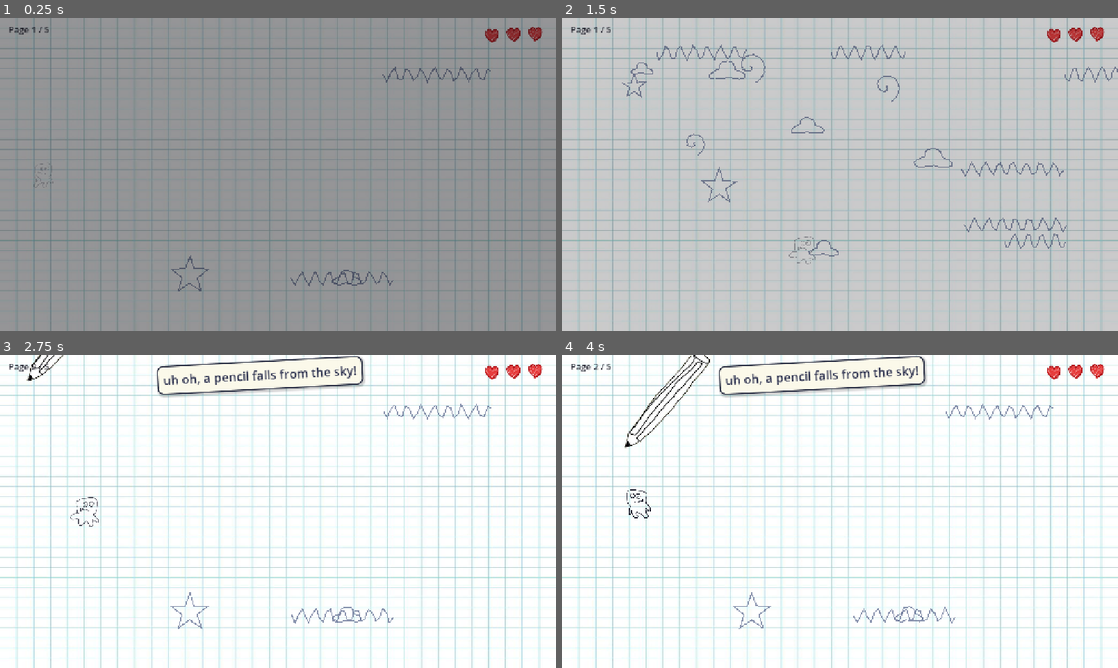
Above: before the commit, frames 1-4 (two rows, left to right).
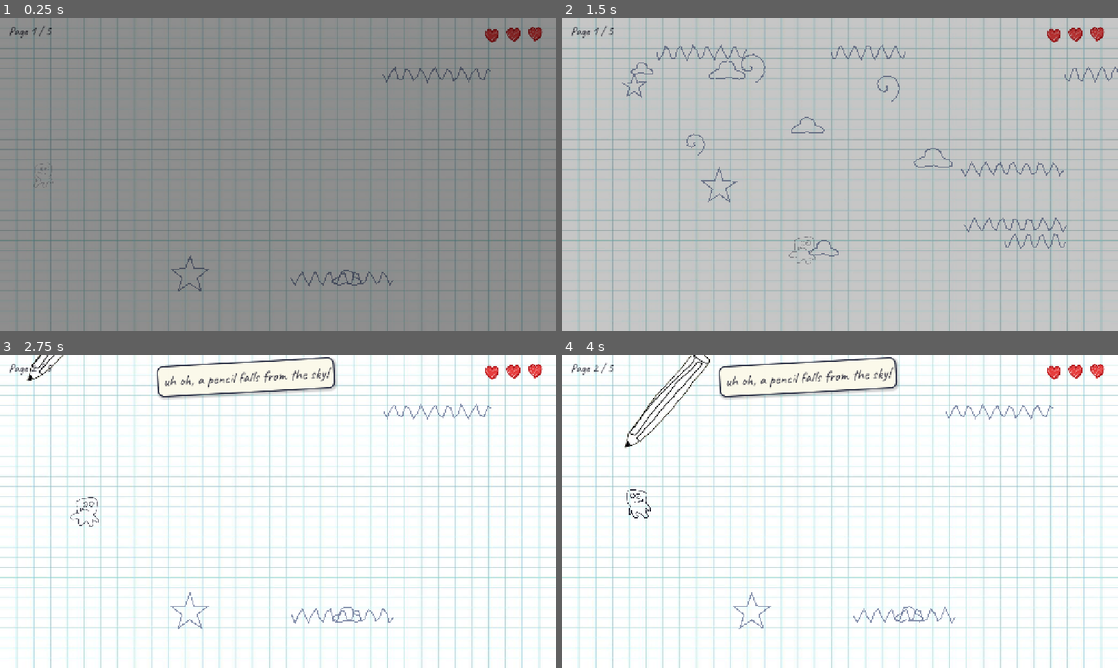
Above: after the commit, the same moments.

Repository: shiarauzo/Shebuiltthis-gamejam
Game: Godot game, scene res://tests/test_main.tscn
The game is run twice, just before and just after one commit, with the same random seed, the same clock (stepped at 60 frames per second) and the same inputs. This scene is started directly instead of the project's main scene.
Inputs (mouse positions are in pixels of both pictures, inside the frame that each line leads up to):
- Up to frame 1 (0.25 s): no input
- Up to frame 2 (1.5 s): tap Enter at 0.5 s; move the mouse to (962, 158) at 0.52 s; hold D 0.53-1.25 s; click (962, 158) at 0.67 s; drag from (728, 190) to (1106, 174) at 1.27 s
- Up to frame 3 (2.75 s): move the mouse to (333, 442) at 2.02 s; hold D from 2.03 s (still down)
- Up to frame 4 (4 s): release D at 2.75 s; drag from (812, 574) to (673, 464) at 2.77 s; move the mouse to (1006, 558) at 3.52 s; hold A from 3.53 s (still down)

The runs differ from the first frame. In frame 1, 0.1% of the frame differs, in the area x 1-10%, y 2-7%; in frame 2, 0.1%; in frame 3, 1.6%; in frame 4, 1.6%, in the area x 1-66%, y 0-15%.

Commit message:
Handwritten font, Excalidraw end screen, doodle ink, black backgrounds
- Title and in-game text now use the handwritten "Caveat" font (OFL,
  credited). The title screen shows only "The Notebook" + "press any key
  to continue"; the subtitle and controls line are removed and Shiara's
  doodle sits clear of the card frame.
- The end screen is restyled Excalidraw: graph paper + the rough.js
  sketchy frame + handwritten text.
- The pencil now draws little hand-drawn doodles (star / spiral / cloud /
  scribble) in dark ink instead of a blue straight line.
- All the dark blue / brown backgrounds and fades are now black (game
  fade, end fade, default clear colour, end cover panels).

Full suite 32/32.

Diff:
--- a/project.godot
+++ b/project.godot
@@ -35,4 +35,4 @@
 
 renderer/rendering_method="gl_compatibility"
 renderer/rendering_method.mobile="gl_compatibility"
-environment/defaults/default_clear_color=Color(0.15, 0.15, 0.18, 1)
+environment/defaults/default_clear_color=Color(0, 0, 0, 1)
--- a/scripts/end.gd
+++ b/scripts/end.gd
@@ -7,11 +7,30 @@
 
 func _ready() -> void:
 	var won: bool = Game.won
+	var vp := get_viewport_rect().size
+	var hand := load("res://assets/fonts/Caveat.ttf") as Font
 
-	var paper := ColorRect.new()
-	paper.color = Color(0.98, 0.97, 0.90)
+	# Excalidraw-style: graph paper + a rough.js sketchy frame.
+	var paper := TextureRect.new()
+	var grid := load("res://assets/sprites/grid_paper.jpg") as Texture2D
+	if grid:
+		paper.texture = grid
+		paper.expand_mode = TextureRect.EXPAND_IGNORE_SIZE
+		paper.stretch_mode = TextureRect.STRETCH_SCALE
 	paper.set_anchors_preset(Control.PRESET_FULL_RECT)
 	add_child(paper)
+
+	var card := TextureRect.new()
+	card.texture = load("res://assets/sprites/title_card.svg")
+	card.expand_mode = TextureRect.EXPAND_IGNORE_SIZE
+	card.stretch_mode = TextureRect.STRETCH_KEEP_ASPECT_CENTERED
+	var cw := 840.0
+	var chh := 360.0
+	card.size = Vector2(cw, chh)
+	card.position = Vector2((vp.x - cw) * 0.5, (vp.y - chh) * 0.5)
+	card.rotation_degrees = -1.0
+	card.pivot_offset = card.size * 0.5
+	add_child(card)
 
 	# Message (revealed after the notebook closes).
 	var center := CenterContainer.new()
@@ -23,42 +42,25 @@
 	vbox.add_theme_constant_override("separation", 16)
 	center.add_child(vbox)
 
-	var title := Label.new()
-	title.text = "YOU ESCAPED!" if won else "ERASED."
-	title.add_theme_font_size_override("font_size", 64)
-	title.add_theme_color_override("font_color", Color(0.20, 0.70, 0.32) if won else Color(0.82, 0.25, 0.30))
-	title.horizontal_alignment = HORIZONTAL_ALIGNMENT_CENTER
+	var title := _el("YOU ESCAPED!" if won else "ERASED.", 86, Color(0.20, 0.55, 0.34) if won else Color(0.70, 0.20, 0.24), hand)
 	vbox.add_child(title)
 
-	var sub := Label.new()
-	sub.text = "The notebook closes behind you." if won else "The eraser caught you."
-	sub.add_theme_font_size_override("font_size", 22)
-	sub.add_theme_color_override("font_color", Color(0.25, 0.25, 0.3))
-	sub.horizontal_alignment = HORIZONTAL_ALIGNMENT_CENTER
+	var sub := _el("the notebook closes behind you" if won else "the eraser caught you", 34, Color(0.2, 0.2, 0.26), hand)
 	vbox.add_child(sub)
 
-	var score := Label.new()
-	score.text = "Survived: %.1f seconds" % Game.final_score
-	score.add_theme_font_size_override("font_size", 30)
-	score.add_theme_color_override("font_color", Color(0.13, 0.18, 0.55))
-	score.horizontal_alignment = HORIZONTAL_ALIGNMENT_CENTER
+	var score := _el("survived %.1f seconds" % Game.final_score, 40, Color(0.14, 0.14, 0.2), hand)
 	vbox.add_child(score)
 
 	var spacer := Control.new()
 	spacer.custom_minimum_size = Vector2(0, 30)
 	vbox.add_child(spacer)
 
-	var retry := Label.new()
-	retry.text = "Press any key to wake up again"
-	retry.add_theme_font_size_override("font_size", 18)
-	retry.add_theme_color_override("font_color", Color(0.4, 0.4, 0.45))
-	retry.horizontal_alignment = HORIZONTAL_ALIGNMENT_CENTER
+	var retry := _el("press any key to continue", 30, Color(0.16, 0.45, 0.5), hand)
 	vbox.add_child(retry)
 
 	center.modulate.a = 0.0
 
 	# Notebook cover panels (sized to the actual viewport, not a fixed constant).
-	var vp := get_viewport_rect().size
 	var vw := vp.x
 	var vh := vp.y
 
@@ -96,7 +98,7 @@
 
 	# Quick fade-in on top of everything to smooth the cut from gameplay.
 	var fade := ColorRect.new()
-	fade.color = Color(0.06, 0.06, 0.08, 1)
+	fade.color = Color(0, 0, 0, 1)
 	fade.set_anchors_preset(Control.PRESET_FULL_RECT)
 	fade.mouse_filter = Control.MOUSE_FILTER_IGNORE
 	add_child(fade)
@@ -105,6 +107,16 @@
 	# Enable retry when the close/open/reveal cinematic actually finishes,
 	# not after a hardcoded delay.
 	tw.finished.connect(_enable_retry)
+
+func _el(text: String, size: int, col: Color, hand: Font) -> Label:
+	var l := Label.new()
+	l.text = text
+	l.add_theme_font_size_override("font_size", size)
+	l.add_theme_color_override("font_color", col)
+	if hand:
+		l.add_theme_font_override("font", hand)
+	l.horizontal_alignment = HORIZONTAL_ALIGNMENT_CENTER
+	return l
 
 func _enable_retry() -> void:
 	_can_retry = true
--- a/scripts/game.gd
+++ b/scripts/game.gd
@@ -470,10 +470,14 @@
 	var layer := CanvasLayer.new()
 	add_child(layer)
 
+	var hand := load("res://assets/fonts/Caveat.ttf") as Font
+
 	hud_label = Label.new()
 	hud_label.position = Vector2(20, 12)
-	hud_label.add_theme_font_size_override("font_size", 20)
+	hud_label.add_theme_font_size_override("font_size", 28)
 	hud_label.add_theme_color_override("font_color", Color(0.15, 0.15, 0.2))
+	if hand:
+		hud_label.add_theme_font_override("font", hand)
 	layer.add_child(hud_label)
 
 	# Dialogue shown in a little speech bubble so it reads as someone talking.
@@ -494,8 +498,10 @@
 	layer.add_child(dialogue_box)
 
 	dialogue_label = Label.new()
-	dialogue_label.add_theme_font_size_override("font_size", 28)
-	dialogue_label.add_theme_color_override("font_color", Color(0.16, 0.18, 0.30))
+	dialogue_label.add_theme_font_size_override("font_size", 34)
+	dialogue_label.add_theme_color_override("font_color", Color(0.16, 0.16, 0.22))
+	if hand:
+		dialogue_label.add_theme_font_override("font", hand)
 	dialogue_box.add_child(dialogue_label)
 
 	_build_hearts(layer)
@@ -539,7 +545,7 @@
 	fx.add_child(flash_rect)
 
 	fade_rect = ColorRect.new()
-	fade_rect.color = Color(0.06, 0.06, 0.08, 1)
+	fade_rect.color = Color(0, 0, 0, 1)
 	fade_rect.set_anchors_preset(Control.PRESET_FULL_RECT)
 	fade_rect.mouse_filter = Control.MOUSE_FILTER_IGNORE
 	fx.add_child(fade_rect)
--- a/scripts/ink.gd
+++ b/scripts/ink.gd
@@ -3,7 +3,38 @@
 ## A persistent ink stroke drawn by the pencil. Damages the player on touch.
 ## Erasable by the eraser (it checks distance to `mid`).
 
+const INK := Color(0.16, 0.16, 0.22)  # dark pencil ink (not blue)
+
 var mid: Vector2 = Vector2.ZERO
+
+## A randomly-chosen hand-drawn doodle (star / spiral / cloud / scribble),
+## centred at c with the given radius, with a little jitter so it's not too neat.
+func _doodle_points(c: Vector2, radius: float) -> PackedVector2Array:
+	var pts := PackedVector2Array()
+	var kind := randi() % 4
+	if kind == 0:  # spiral
+		for i in range(40):
+			var t := i / 6.0
+			pts.append(c + Vector2(cos(t), sin(t)) * (2.0 + t * (radius / 13.0)))
+	elif kind == 1:  # star
+		for i in range(11):
+			var ang := -PI / 2.0 + i * PI * 2.0 / 10.0
+			var rr := radius if i % 2 == 0 else radius * 0.42
+			pts.append(c + Vector2(cos(ang), sin(ang)) * rr)
+	elif kind == 2:  # cloud
+		for i in range(26):
+			var t := i / 24.0 * TAU
+			var rr := radius * 0.85 + radius * 0.3 * sin(t * 3.0)
+			pts.append(c + Vector2(cos(t) * rr, sin(t) * rr * 0.6))
+	else:  # loopy scribble
+		for i in range(22):
+			var t := i / 21.0
+			var ang := t * TAU * 1.5
+			pts.append(c + Vector2(lerp(-radius, radius, t), sin(ang) * radius * 0.6))
+	# Hand-drawn jitter so nothing is perfectly straight/smooth.
+	for i in range(pts.size()):
+		pts[i] += Vector2(randf_range(-2.5, 2.5), randf_range(-2.5, 2.5))
+	return pts
 
 func setup(a: Vector2, b: Vector2) -> void:
 	add_to_group("ink")
@@ -14,22 +45,16 @@
 	collision_mask = 1
 	mid = (a + b) * 0.5
 
-	# The pencil scribbles a little doodle (a wavy squiggle) rather than a plain
-	# straight line, tapered at the ends so it still spans a..b.
+	# The pencil draws a little hand-drawn doodle (a star / spiral / cloud /
+	# scribble) in dark ink, centred where the stroke lands.
 	var line := Line2D.new()
-	line.width = 4.0
-	line.default_color = Color(0.13, 0.18, 0.55)  # ink blue
+	line.width = 3.5
+	line.default_color = INK
 	line.joint_mode = Line2D.LINE_JOINT_ROUND
 	line.begin_cap_mode = Line2D.LINE_CAP_ROUND
 	line.end_cap_mode = Line2D.LINE_CAP_ROUND
-	var dir := b - a
-	var perp := (dir.normalized().rotated(PI / 2.0)) if dir.length() > 0.1 else Vector2.UP
-	var seg := 18
-	for i in range(seg + 1):
-		var t := float(i) / float(seg)
-		var envelope := sin(t * PI)  # 0 at the ends, 1 in the middle
-		var wob := sin(t * TAU * 2.5) * 15.0 * envelope
-		line.add_point(a.lerp(b, t) + perp * wob)
+	for p in _doodle_points(mid, maxf((b - a).length(), 70.0) * 0.45):
+		line.add_point(p)
 	add_child(line)
 
 	var cs := CollisionShape2D.new()
@@ -55,7 +80,7 @@
 	burst.gravity = Vector2.ZERO
 	burst.scale_amount_min = 1.0
 	burst.scale_amount_max = 2.5
-	burst.color = Color(0.13, 0.18, 0.55)
+	burst.color = INK
 	burst.emitting = true
 	add_child(burst)
 	burst.finished.connect(burst.queue_free)  # don't leave idle emitters in the tree
--- a/scripts/title.gd
+++ b/scripts/title.gd
@@ -32,35 +32,33 @@
 
 	var ink := Color(0.12, 0.14, 0.22)
 	var card_top := card.position.y
+	var hand := load("res://assets/fonts/Caveat.ttf") as Font
 
-	var title := _ctext("The Notebook", 76, ink, vp.x)
-	title.position = Vector2(0, card_top + 58.0)
+	# "The Notebook" in a handwritten font, centred in the card.
+	var title := _ctext("The Notebook", 120, ink, vp.x)
+	if hand:
+		title.add_theme_font_override("font", hand)
+	title.position = Vector2(0, card_top + 70.0)
 	add_child(title)
 
-	var sub := _ctext("you are a doodle.  you just woke up.", 24, Color(0.32, 0.34, 0.42), vp.x)
-	sub.position = Vector2(0, card_top + 198.0)
-	add_child(sub)
-
-	var how := _ctext("move: WASD / arrows / drag      dodge the ink, survive, escape", 18, Color(0.42, 0.44, 0.5), vp.x)
-	how.position = Vector2(0, card_top + 244.0)
-	add_child(how)
-
-	var prompt := _ctext("press any key to awaken", 26, Color(0.16, 0.45, 0.5), vp.x)
-	prompt.position = Vector2(0, card_top + ch + 36.0)
+	var prompt := _ctext("press any key to continue", 30, Color(0.16, 0.45, 0.5), vp.x)
+	if hand:
+		prompt.add_theme_font_override("font", hand)
+	prompt.position = Vector2(0, card_top + ch + 40.0)
 	add_child(prompt)
 	var pt := create_tween().set_loops()
 	pt.tween_property(prompt, "modulate:a", 0.4, 0.7).set_trans(Tween.TRANS_SINE)
 	pt.tween_property(prompt, "modulate:a", 1.0, 0.7).set_trans(Tween.TRANS_SINE)
 
-	# Shiara's own doodle, waking up beside the title.
+	# Shiara's own doodle, waking up below everything (clear of the card frame).
 	var doodle := Sprite2D.new()
 	doodle.texture = load("res://assets/sprites/doodle_run/run_0.png")
-	doodle.position = Vector2(vp.x * 0.5, card_top + ch - 4.0)
+	doodle.position = Vector2(vp.x * 0.5, card_top + ch + 130.0)
 	doodle.scale = Vector2.ZERO
 	add_child(doodle)
 	var dt := create_tween()
 	dt.tween_interval(0.2)
-	dt.tween_property(doodle, "scale", Vector2(0.4, 0.4), 0.55).set_trans(Tween.TRANS_ELASTIC).set_ease(Tween.EASE_OUT)
+	dt.tween_property(doodle, "scale", Vector2(0.42, 0.42), 0.55).set_trans(Tween.TRANS_ELASTIC).set_ease(Tween.EASE_OUT)
 
 	# Fade in from black.
 	var fade := ColorRect.new()
Not shown, changed: CREDITS.txt
Not shown, added: assets/fonts/Caveat-OFL.txt
Binary file added: assets/fonts/Caveat.ttf
Not shown, added: assets/fonts/Caveat.ttf.import
